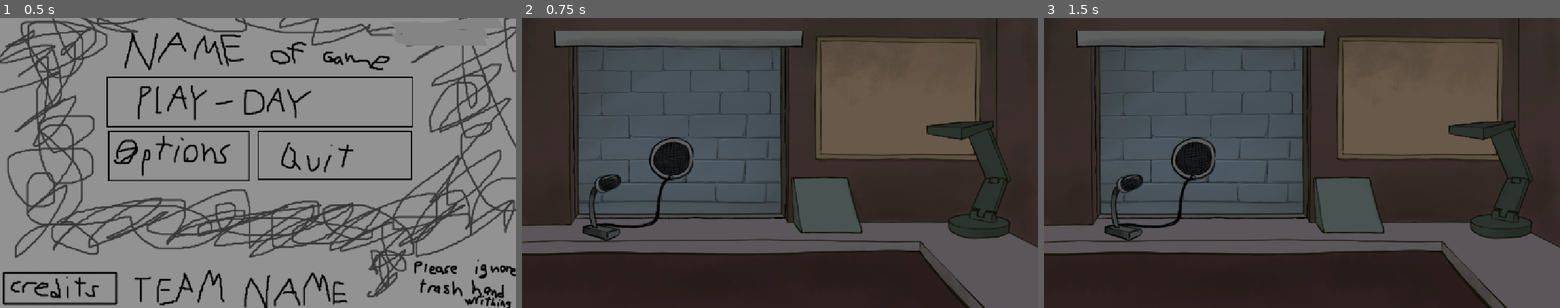
Above: before the commit, frames 1-3 (left to right).
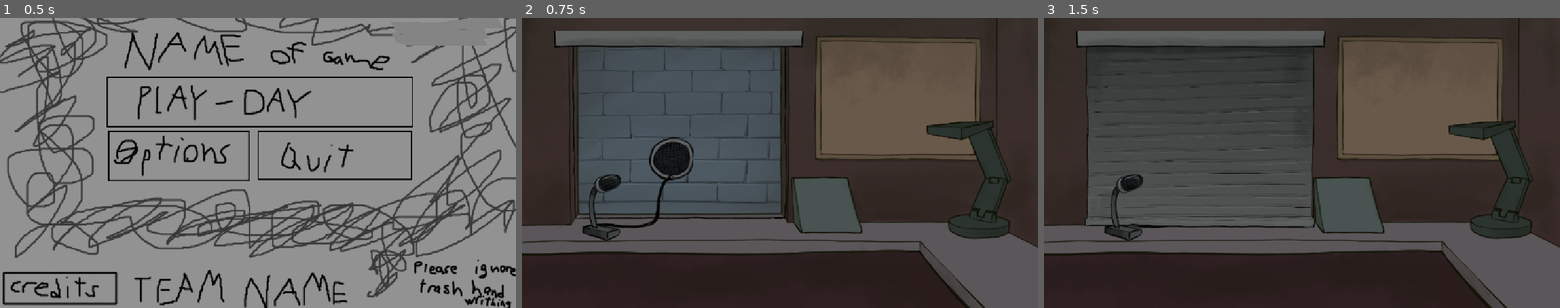
Above: after the commit, the same moments.

Repository: Primroseprime/TrustNoOne-BGJ26
Game: Godot game, scene res://Scenes/Root Scene/root.tscn
The game is run twice, just before and just after one commit, with the same random seed, the same clock (stepped at 60 frames per second) and the same inputs. The engine's default icon, where the game draws it, is replaced by a stand-in: a white triangle on a blue panel in a dark square.
Inputs (mouse positions are in pixels of both pictures, inside the frame that each line leads up to):
- Up to frame 1 (0.5 s): no input
- Up to frame 2 (0.75 s): tap Enter at 0.5 s; move the mouse to (780, 102) at 0.52 s; press the mouse at (780, 102) at 0.53 s
- Up to frame 3 (1.5 s): tap Space at 1.25 s; move the mouse to (1338, 197) at 1.27 s; release the mouse at (1338, 197) at 1.28 s; click (1338, 197) at 1.35 s

Frame 1 is identical in both runs. In frame 2, 0.3% of the frame differs, in the area x 11-49%, y 12-63%; in frame 3, 14%, in the area x 7-53%, y 10-73%.

Commit message:
Office Update - Shutter
Fixed the Shutter code to work with new assets

Diff:
--- a/Scenes/Office Scenes/Office Scene/office.tscn
+++ b/Scenes/Office Scenes/Office Scene/office.tscn
@@ -43,7 +43,7 @@
 [node name="Office Assets" type="Node" parent="." unique_id=2027256085]
 
 [node name="Background" type="Sprite2D" parent="Office Assets" unique_id=835705051]
-position = Vector2(-3.0517578e-05, 60.000015)
+position = Vector2(2.9999695, 60.000015)
 scale = Vector2(1, 0.726)
 texture = ExtResource("2_u6ljo")
 
--- a/Scenes/Office Scenes/Office Scene/shutter.gd
+++ b/Scenes/Office Scenes/Office Scene/shutter.gd
@@ -25,10 +25,10 @@
 # Sprite Movement
 func Shutter_Animation():
 
-	# Recode
+	# Close Shutter
 	if Shutter_closed:
-		pass
+		$"Shutter Sprite".frame = 1
 
-	# Recode
+	# Open Shutter
 	elif !Shutter_closed:
-		pass
+		$"Shutter Sprite".frame = 0
--- /dev/null
+++ b/Scenes/Universal Scenes/Global.gd
@@ -0,0 +1 @@
+extends Node
--- a/project.godot
+++ b/project.godot
@@ -14,6 +14,10 @@
 run/main_scene="uid://busrn3geautsy"
 config/features=PackedStringArray("4.6", "Forward Plus")
 config/icon="res://Assets/icon.svg"
+
+[autoload]
+
+Global="*uid://dbrm2ng32f41h"
 
 [display]
 
Not shown, added: Scenes/Universal Scenes/Global.gd.uid
